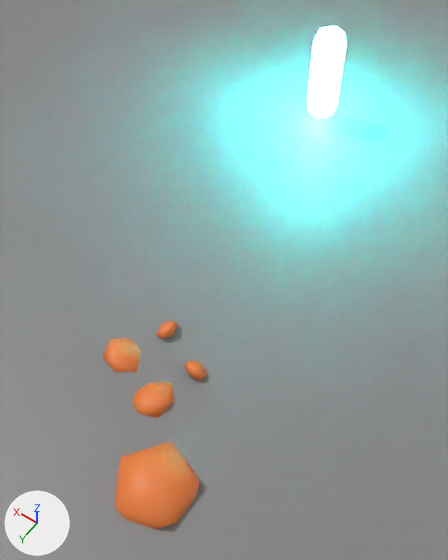
Before and after pictures for a commit that changed the glTF model examples/bevy_gltf_blueprints/multiple_levels_multiple_blendfiles/assets/models/StartLevel.glb.
The view is the same before and after, from a 50 mm lens placed at (-0.03, 11.45, 12.51), pointed at (5.38, 3.88, 0.61). The lights are fixed; the arrows at lower left show +X, +Y and +Z. Where no turn or scale is listed for an object, it has been applied to the vertices.

Script lines for the objects in view, before the commit:
```python
ob_ground = bpy.data.objects.new('Ground', me_plane)
ob_ground.location = (0.0, 0.0, 0.0)
ob_icosphere = bpy.data.objects.new('Icosphere', me_icosphere_001)
ob_icosphere.parent = ob_rock
ob_icosphere.location = (0.0, 0.0, 0.0)
ob_icosphere.scale = (1.0, 1.0, 0.646)
ob_icosphere_001 = bpy.data.objects.new('Icosphere.001', me_icosphere_001)
ob_icosphere_001.parent = ob_rock_001
ob_icosphere_001.location = (0.0, 0.0, 0.0)
ob_icosphere_001.scale = (1.0, 1.0, 0.646)
ob_icosphere_002 = bpy.data.objects.new('Icosphere.002', me_icosphere_001)
ob_icosphere_002.parent = ob_rock_002
ob_icosphere_002.location = (0.0, 0.0, 0.0)
ob_icosphere_002.scale = (1.0, 1.0, 0.646)
ob_icosphere_003 = bpy.data.objects.new('Icosphere.003', me_icosphere_001)
ob_icosphere_003.parent = ob_rock_003
ob_icosphere_003.location = (0.0, 0.0, 0.0)
ob_icosphere_003.scale = (1.0, 1.0, 0.646)
ob_icosphere_004 = bpy.data.objects.new('Icosphere.004', me_icosphere_001)
ob_icosphere_004.parent = ob_rock_004
ob_icosphere_004.location = (0.0, 0.0, 0.0)
ob_icosphere_004.scale = (1.0, 1.0, 0.646)
ob_rock = bpy.data.objects.new('Rock', None)
ob_rock.location = (3.701, 8.612, -0.0476)
ob_rock_001 = bpy.data.objects.new('Rock.001', None)
ob_rock_001.location = (5.037, 7.095, -0.137)
ob_rock_001.rotation_euler = (0.435, 0.264, 0.622)  # degrees (25, 15, 36)
ob_rock_001.scale = (0.607, 0.607, 0.607)
ob_rock_002 = bpy.data.objects.new('Rock.002', None)
ob_rock_002.location = (5.836, 5.569, 0.101)
ob_rock_002.rotation_euler = (0.993, 0.183, 1.368)  # degrees (57, 10, 78)
ob_rock_002.scale = (0.311, 0.311, 0.311)
# also in view: 'Health_Pickup_geometry.001' at (6.95, -3.54, 1.69)
```
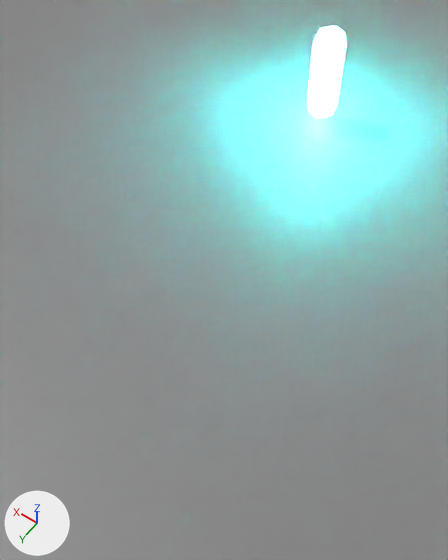
Not drawn themselves, but carrying or shaping drawn objects: ob_rock, ob_rock_001, ob_rock_002, ob_rock_003, ob_rock_004.

Changed parts and their boxes [x1, y1, x2, y2] in the pictures (448 x 560 px):
'Icosphere', deleted (orange): before [115, 441, 200, 529]
'Icosphere.001', deleted (orange): before [132, 382, 174, 418]
'Icosphere.003', deleted (orange): before [103, 338, 141, 372]
'Icosphere.004', deleted: before [184, 360, 208, 380]
'Icosphere.002', deleted: before [156, 321, 178, 339]

The edits, one by one:
Object 'Rock' (ob_rock) moves from (3.701, 8.612, -0.0476) to (5.507, 5.852, 0.198).
Object 'Icosphere' (ob_icosphere) is deleted.
Object 'Rock.001' (ob_rock_001) moves from (5.037, 7.095, -0.137) to (7.12, 4.551, -0.204).
Object 'Icosphere.001' (ob_icosphere_001) is deleted.
Object 'Rock.002' (ob_rock_002) moves from (5.836, 5.569, 0.101) to (7.919, 3.025, 0.0341).
Object 'Icosphere.002' (ob_icosphere_002) is deleted.
Object 'Rock.003' (ob_rock_003) moves from (6.247, 6.623, -0.137) to (8.331, 4.078, -0.204).
Object 'Icosphere.003' (ob_icosphere_003) is deleted.
Object 'Rock.004' (ob_rock_004) moves from (4.625, 6.042, 0.101) to (6.709, 3.497, 0.0341).
Object 'Icosphere.004' (ob_icosphere_004) is deleted.
